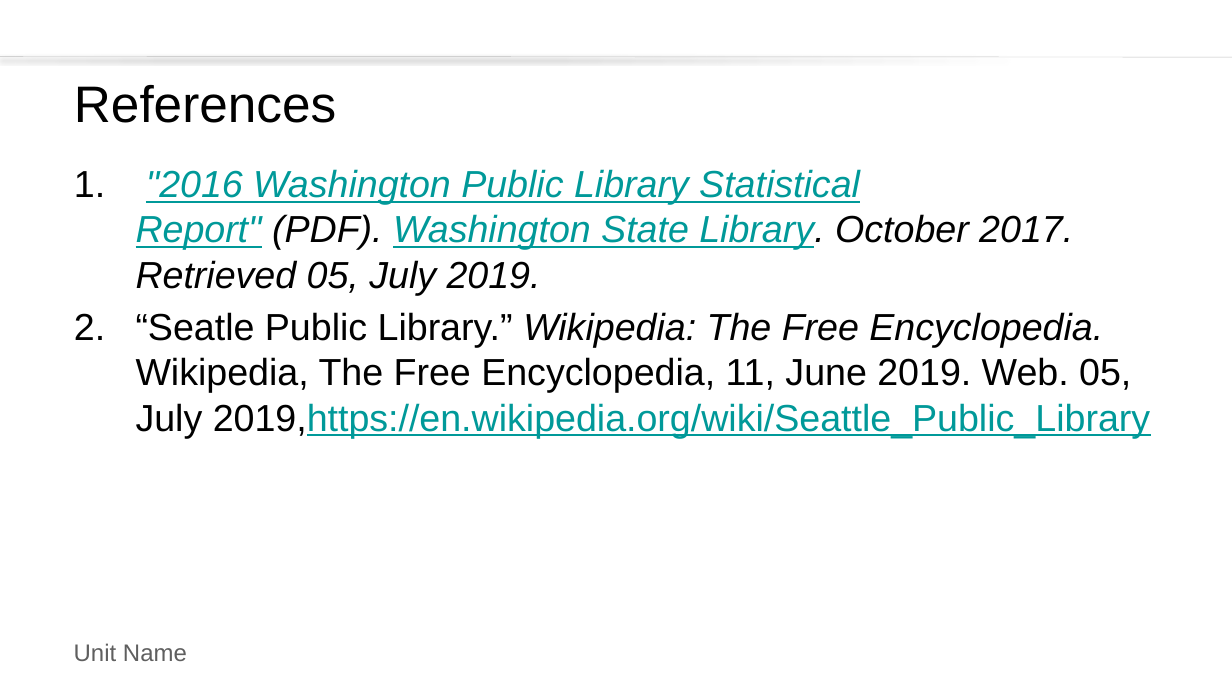
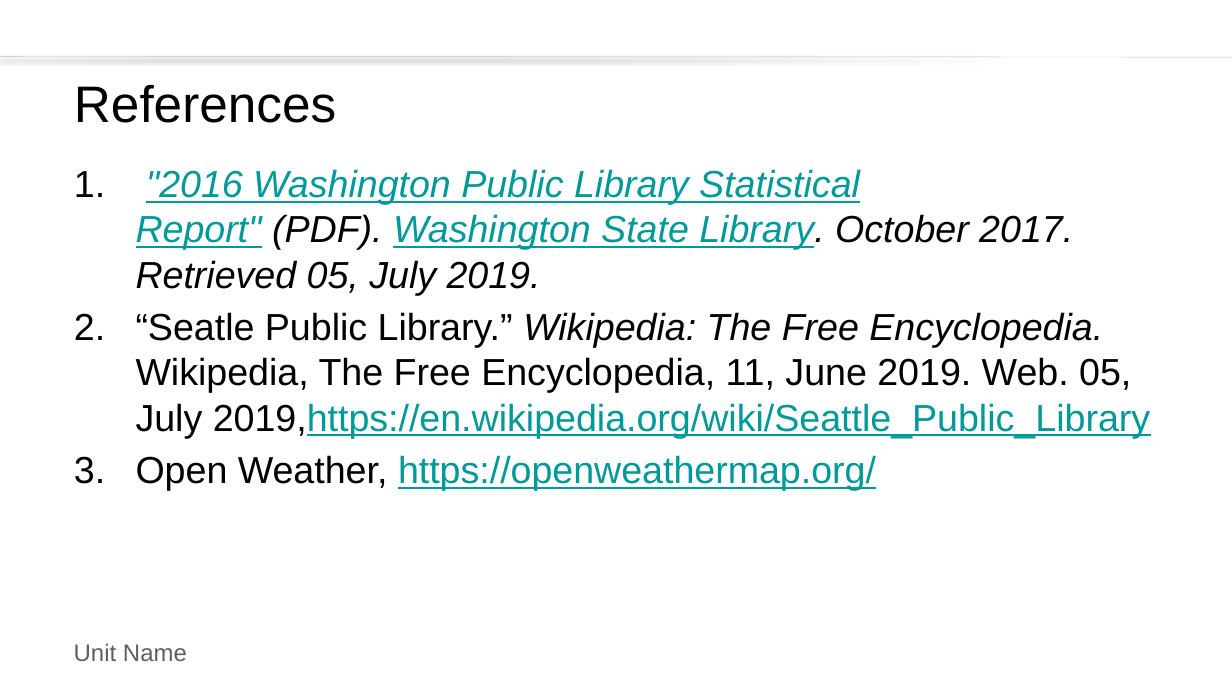
Before and after one commit to k1bu/Rutgers-Data-Science-Bootcamp-Project-1, a slide deck: slide 10 of Project 1 Presentation Slides_HP.pptx (slide 7 before the commit). Drawn at 1232x693 pixels with LibreOffice and Linux fonts; fonts in the diff are those of the drawing; background and template pictures are left out. Boxes give left, top, right and bottom in pixels: in the first picture for what was removed or moved away, otherwise in the second. Text is boxed around its words. In the diff, an @@ line names an element or a change of style, - is before the commit and + after.

```diff
--- a/Project 1 Presentation Slides_HP.pptx
+++ b/Project 1 Presentation Slides_HP.pptx
@@ text at [136, 455, 876, 491]: paragraph added @@
+3. Open Weather, https://openweathermap.org/
```
Also in this commit, not shown: 2 other slides changed, 4 slides added, 1 slide removed, 2 other files.
